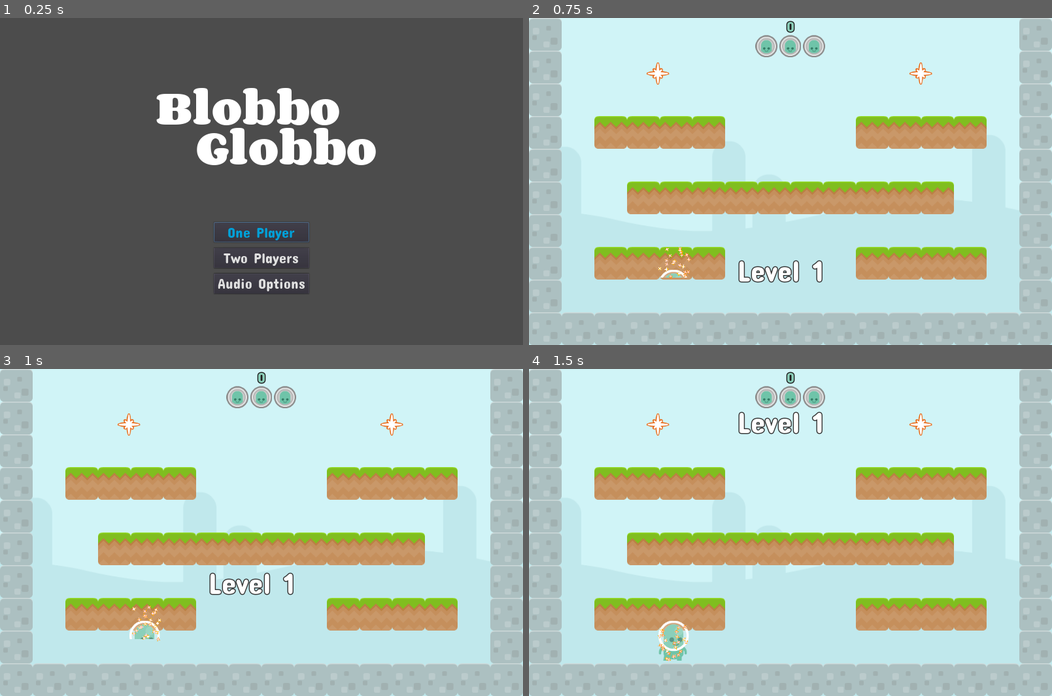
Above: before the commit, frames 1-4 (two rows, left to right).
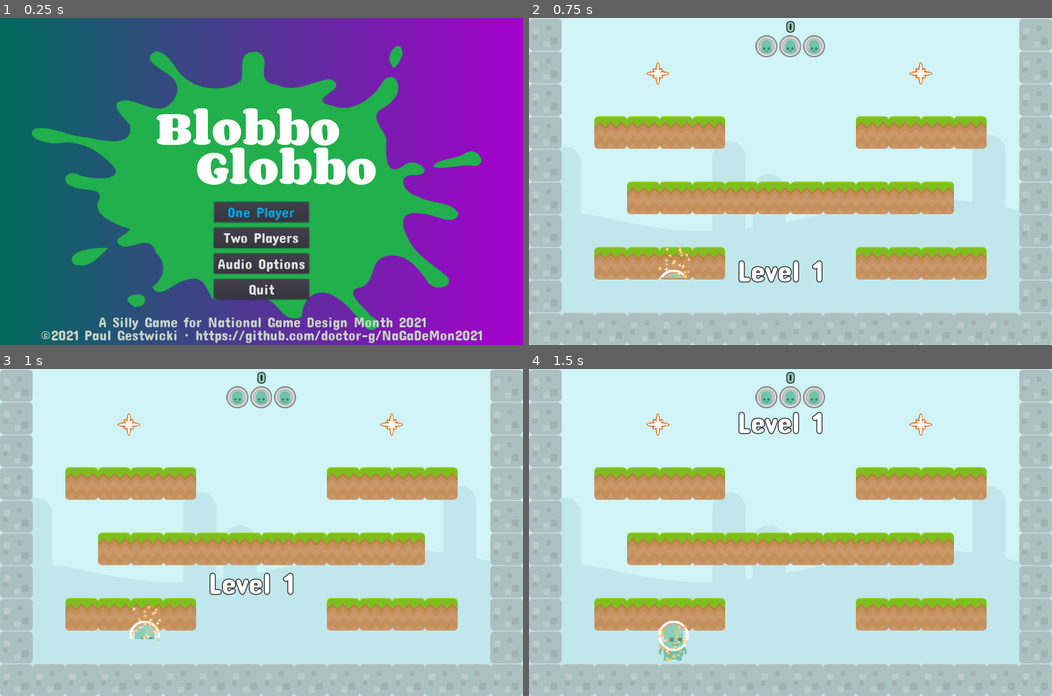
Above: after the commit, the same moments.

Repository: doctor-g/AltNaGaDeMon2021
Game: Godot game, scene res://Screens/MainMenu.tscn
Two runs of this game, one before a commit and one after it. Both use one fixed random seed, a clock stepped at 60 frames per second and the inputs below. This scene is started directly instead of the project's main scene.
Inputs:
- Up to frame 1 (0.25 s): no input
- Up to frame 2 (0.75 s): click "One Player" at 0.5 s
- Up to frame 3 (1 s): no input
- Up to frame 4 (1.5 s): no input

The runs differ from the first frame. In frame 1, 95% of the frame differs, in the area x 0-100%, y 0-100%; in frame 2, nothing differs; in frame 3, nothing differs; in frame 4, nothing differs.

Commit message:
Decorate title screen
It doesn't really match the palette of the rest of the game, but that can come later

Diff:
--- a/project/Screens/MainMenu.gd
+++ b/project/Screens/MainMenu.gd
@@ -27,3 +27,7 @@
 
 func _on_OptionsButton_pressed():
 	_options_menu.show_modal(true)
+
+
+func _on_QuitButton_pressed():
+	get_tree().quit(0)
--- a/project/Screens/MainMenu.tscn
+++ b/project/Screens/MainMenu.tscn
@@ -1,14 +1,26 @@
-[gd_scene load_steps=7 format=2]
+[gd_scene load_steps=12 format=2]
 
 [ext_resource path="res://Common/ui_theme.tres" type="Theme" id=1]
 [ext_resource path="res://Screens/MainMenu.gd" type="Script" id=2]
 [ext_resource path="res://Screens/menu.ogg" type="AudioStream" id=3]
 [ext_resource path="res://Screens/title_font.tres" type="DynamicFontData" id=4]
 [ext_resource path="res://UI/OptionsMenu.tscn" type="PackedScene" id=5]
+[ext_resource path="res://UI/green-splat-vector-clipart_800.png" type="Texture" id=6]
+[ext_resource path="res://Common/ConcertOne-Regular.ttf" type="DynamicFontData" id=7]
+
+[sub_resource type="Gradient" id=2]
+colors = PoolColorArray( 0, 0.421875, 0.362549, 1, 0.653809, 0, 0.8125, 1 )
+
+[sub_resource type="GradientTexture" id=3]
+gradient = SubResource( 2 )
 
 [sub_resource type="DynamicFont" id=1]
 size = 84
 font_data = ExtResource( 4 )
+
+[sub_resource type="DynamicFont" id=4]
+size = 32
+font_data = ExtResource( 7 )
 
 [node name="MainMenu" type="Control"]
 anchor_right = 1.0
@@ -20,18 +32,34 @@
 "_edit_vertical_guides_": [  ]
 }
 
+[node name="TextureRect" type="TextureRect" parent="."]
+anchor_right = 1.0
+anchor_bottom = 1.0
+texture = SubResource( 3 )
+expand = true
+__meta__ = {
+"_edit_use_anchors_": false
+}
+
+[node name="BackgroundSplat" type="Sprite" parent="."]
+position = Vector2( 540, 334 )
+rotation = 0.16057
+scale = Vector2( 1.2, 0.9 )
+texture = ExtResource( 6 )
+
 [node name="ButtonBox" type="VBoxContainer" parent="."]
 anchor_left = 0.5
 anchor_top = 1.0
 anchor_right = 0.5
 anchor_bottom = 1.0
 margin_left = -102.0
-margin_top = -264.0
+margin_top = -308.0
 margin_right = 102.0
-margin_bottom = -108.0
+margin_bottom = -96.0
 custom_constants/separation = 12
 alignment = 1
 __meta__ = {
+"_edit_lock_": true,
 "_edit_use_anchors_": false
 }
 
@@ -52,6 +80,12 @@
 margin_bottom = 156.0
 text = "Audio Options"
 
+[node name="QuitButton" type="Button" parent="ButtonBox"]
+margin_top = 168.0
+margin_right = 204.0
+margin_bottom = 212.0
+text = "Quit"
+
 [node name="Music" type="AudioStreamPlayer" parent="."]
 stream = ExtResource( 3 )
 autoplay = true
@@ -59,9 +93,9 @@
 
 [node name="Blobbo" type="Label" parent="."]
 margin_left = 333.0
-margin_top = 112.0
+margin_top = 155.0
 margin_right = 727.0
-margin_bottom = 268.0
+margin_bottom = 311.0
 custom_fonts/font = SubResource( 1 )
 text = "Blobbo"
 __meta__ = {
@@ -70,9 +104,9 @@
 
 [node name="Globbo" type="Label" parent="."]
 margin_left = 420.0
-margin_top = 197.0
+margin_top = 240.0
 margin_right = 806.0
-margin_bottom = 353.0
+margin_bottom = 396.0
 custom_fonts/font = SubResource( 1 )
 text = "Globbo"
 
@@ -82,6 +116,22 @@
 anchor_right = 1.0
 anchor_bottom = 1.0
 
+[node name="AboutLabel" type="Label" parent="."]
+anchor_top = 1.0
+anchor_right = 1.0
+anchor_bottom = 1.0
+margin_top = -69.0
+margin_bottom = -14.0
+custom_colors/font_color = Color( 0.776471, 0.827451, 0.772549, 1 )
+custom_fonts/font = SubResource( 4 )
+text = "A Silly Game for National Game Design Month 2021
+©2021 Paul Gestwicki · https://github.com/doctor-g/NaGaDeMon2021"
+align = 1
+__meta__ = {
+"_edit_use_anchors_": false
+}
+
 [connection signal="pressed" from="ButtonBox/Start1PButton" to="." method="_on_Start1PButton_pressed"]
 [connection signal="pressed" from="ButtonBox/Start2PButton" to="." method="_on_Start2PButton_pressed"]
 [connection signal="pressed" from="ButtonBox/OptionsButton" to="." method="_on_OptionsButton_pressed"]
+[connection signal="pressed" from="ButtonBox/QuitButton" to="." method="_on_QuitButton_pressed"]
--- a/project/UI/OptionsMenu.tscn
+++ b/project/UI/OptionsMenu.tscn
@@ -28,9 +28,9 @@
 }
 
 [node name="VBoxContainer" type="VBoxContainer" parent="CenterContainer"]
-margin_left = 231.0
+margin_left = 188.0
 margin_top = 38.0
-margin_right = 336.0
+margin_right = 380.0
 margin_bottom = 304.0
 custom_constants/separation = 32
 __meta__ = {
Binary file added: project/UI/green-splat-vector-clipart_800.png
Not shown, added: project/UI/green-splat-vector-clipart_800.png.import
Not shown, changed: README.md
